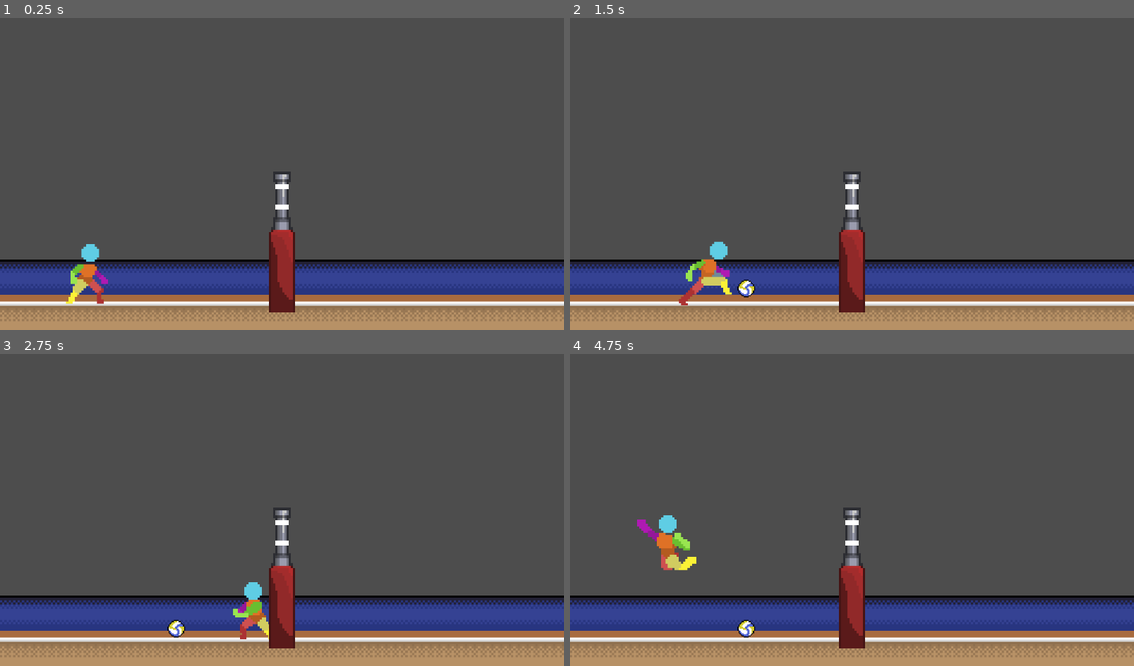
Above: before the commit, frames 1-4 (two rows, left to right).
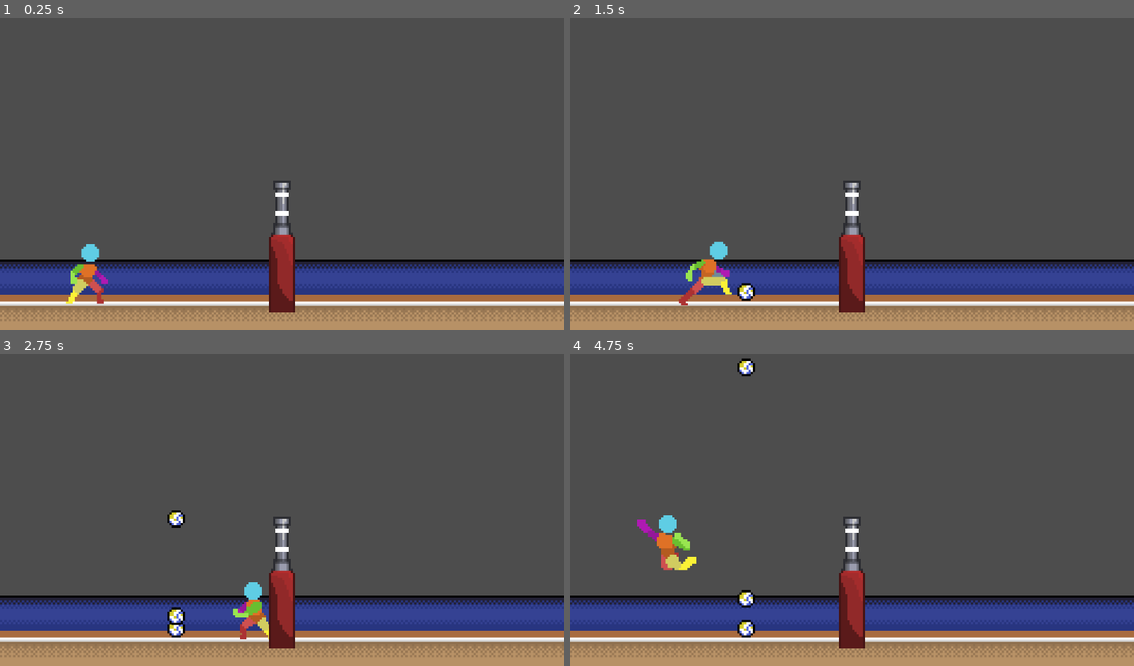
Above: after the commit, the same moments.

Repository: wonderdip/Arcade-Game
Game: Godot game, scene res://Scenes/world.tscn
Two runs of this game, one before a commit and one after it. Both use one fixed random seed, a clock stepped at 60 frames per second and the inputs below.
Inputs:
- Up to frame 1 (0.25 s): no input
- Up to frame 2 (1.5 s): hold C (Bump) 0.53-1.28 s; hold Right (right) from 0.53 s (still down); tap W (jump) at 0.77 s; tap E (hit) at 0.8, 1.35 s
- Up to frame 3 (2.75 s): tap W (jump) at 1.52 s; tap Q (spawnball, bound only after the commit) at 1.55, 2.1 s; release Right (right) at 2.03 s; hold A (left) from 2.03 s (still down); hold C (Bump) from 2.03 s (still down)
- Up to frame 4 (4.75 s): release A (left) at 2.78 s; release C (Bump) at 2.78 s; hold Right (right) 2.78-4.28 s; tap C (Bump) at 2.85, 4.55 s; tap W (jump) at 3.02, 3.77, 4.52 s; tap E (hit) at 3.05, 3.6 s; tap Q (spawnball, bound only after the commit) at 3.8, 4.35 s; hold A (left) from 4.28 s (still down)

The runs differ from the first frame. In frame 1, 0.5% of the frame differs, in the area x 47-53%, y 49-91%; in frame 2, 0.6%; in frame 3, 0.8%; in frame 4, 0.8%, in the area x 29-53%, y 1-91%.

Commit message:
FINALLY FIXED THE GODDAMN COLLISIONS

Diff:
--- a/Scenes/ball.tscn
+++ b/Scenes/ball.tscn
@@ -1,6 +1,7 @@
-[gd_scene load_steps=4 format=3 uid="uid://txgrcwpblspl"]
+[gd_scene load_steps=5 format=3 uid="uid://txgrcwpblspl"]
 
 [ext_resource type="Texture2D" uid="uid://m7f8mlud45t1" path="res://Assets/Volleyball.png" id="1_d60mj"]
+[ext_resource type="Script" uid="uid://cmmnovr8dmvae" path="res://Scripts/ball.gd" id="1_ij5cq"]
 
 [sub_resource type="PhysicsMaterial" id="PhysicsMaterial_d60mj"]
 friction = 0.5
@@ -17,11 +18,13 @@
 physics_material_override = SubResource("PhysicsMaterial_d60mj")
 gravity_scale = 0.8
 continuous_cd = 2
+contact_monitor = true
+max_contacts_reported = 4
 linear_damp = 0.5
 angular_damp = 0.5
+script = ExtResource("1_ij5cq")
 
 [node name="Sprite2D" type="Sprite2D" parent="."]
-scale = Vector2(0.5, 0.5)
 texture = ExtResource("1_d60mj")
 
 [node name="CollisionShape2D" type="CollisionShape2D" parent="."]
--- a/Scenes/player_arms.tscn
+++ b/Scenes/player_arms.tscn
@@ -138,6 +138,8 @@
 collision_layer = 64
 collision_mask = 2
 script = ExtResource("1_f6qgc")
+hit_force = 40.0
+downward_force = -20.0
 bump_force = 10.0
 bump_upward_force = -60.0
 
--- a/Scenes/world.tscn
+++ b/Scenes/world.tscn
@@ -1,9 +1,10 @@
-[gd_scene load_steps=11 format=4 uid="uid://5s78wt7um3vv"]
+[gd_scene load_steps=13 format=4 uid="uid://5s78wt7um3vv"]
 
 [ext_resource type="PackedScene" uid="uid://cf3plcg7m0wcg" path="res://Scenes/player.tscn" id="1_a02cp"]
 [ext_resource type="Script" uid="uid://bshn1jsaig2fx" path="res://Scripts/world.gd" id="1_fo5ed"]
 [ext_resource type="Texture2D" uid="uid://jhr0hmkkxwpy" path="res://Assets/NetPole.png" id="2_5a7ea"]
 [ext_resource type="Texture2D" uid="uid://c4hb1weoybdb7" path="res://Assets/Court-Sheet.png" id="2_go701"]
+[ext_resource type="Script" uid="uid://b3vf3iffgaffp" path="res://Scripts/hover_zone.gd" id="4_5ukr8"]
 [ext_resource type="PackedScene" uid="uid://txgrcwpblspl" path="res://Scenes/ball.tscn" id="4_8j60k"]
 
 [sub_resource type="TileSetAtlasSource" id="TileSetAtlasSource_5a7ea"]
@@ -25,13 +26,16 @@
 
 [sub_resource type="CapsuleShape2D" id="CapsuleShape2D_5a7ea"]
 radius = 6.0
-height = 73.499985
+height = 66.499985
 
 [sub_resource type="RectangleShape2D" id="RectangleShape2D_5a7ea"]
 size = Vector2(12, 116)
 
 [sub_resource type="RectangleShape2D" id="RectangleShape2D_8j60k"]
 size = Vector2(60, 100)
+
+[sub_resource type="RectangleShape2D" id="RectangleShape2D_o06y3"]
+size = Vector2(260, 38)
 
 [node name="World" type="Node2D"]
 script = ExtResource("1_fo5ed")
@@ -50,6 +54,8 @@
 
 [node name="Pole" type="Sprite2D" parent="Pole"]
 z_index = 1
+position = Vector2(0, 1.75)
+scale = Vector2(1, 0.9375)
 texture = ExtResource("2_5a7ea")
 
 [node name="Ball Collision" type="CollisionShape2D" parent="Pole"]
@@ -70,6 +76,16 @@
 position = Vector2(0, -6.75)
 shape = SubResource("RectangleShape2D_8j60k")
 
+[node name="Hover Zone" type="Area2D" parent="."]
+position = Vector2(128, 46)
+collision_layer = 4
+collision_mask = 2
+script = ExtResource("4_5ukr8")
+
+[node name="CollisionShape2D" type="CollisionShape2D" parent="Hover Zone"]
+position = Vector2(0, 9)
+shape = SubResource("RectangleShape2D_o06y3")
+
 [node name="Player" parent="." instance=ExtResource("1_a02cp")]
 position = Vector2(40, 112)
 
--- /dev/null
+++ b/Scripts/ball.gd
@@ -0,0 +1,28 @@
+extends RigidBody2D
+
+@export var normal_gravity_scale: float = 0.8
+@export var hover_gravity_scale: float = 0.01
+@export var hover_linear_damp: float = 2.0
+
+var normal_linear_damp: float = 0.5
+var is_hovering: bool = false
+
+
+func _ready():
+	normal_linear_damp = linear_damp
+
+
+func enter_hover_zone():
+	if not is_hovering:
+		is_hovering = true
+		gravity_scale = hover_gravity_scale
+		linear_damp = hover_linear_damp
+		print("Ball entering hover zone")
+
+
+func exit_hover_zone():
+	if is_hovering:
+		is_hovering = false
+		gravity_scale = normal_gravity_scale
+		linear_damp = normal_linear_damp
+		print("Ball exiting hover zone")
--- /dev/null
+++ b/Scripts/hover_zone.gd
@@ -0,0 +1,18 @@
+extends Area2D
+
+# This script goes on your hover zone Area2D
+
+
+func _ready():
+	body_entered.connect(_on_body_entered)
+	body_exited.connect(_on_body_exited)
+
+
+func _on_body_entered(body: Node2D):
+	if body.is_in_group("ball") and body.has_method("enter_hover_zone"):
+		body.enter_hover_zone()
+
+
+func _on_body_exited(body: Node2D):
+	if body.is_in_group("ball") and body.has_method("exit_hover_zone"):
+		body.exit_hover_zone()
--- a/Scripts/player_arms.gd
+++ b/Scripts/player_arms.gd
@@ -7,14 +7,15 @@
 var is_hitting: bool = false
 var is_bumping: bool = false
 var facing_right: bool = true
-var hit_bodies: Array = []
+var hit_bodies: Dictionary = {}  # Changed to Dictionary to track timestamps
 
 @export var hit_force: float = 150.0
-@export var upward_force: float = -100.0
+@export var downward_force: float = -100.0
 
 @export var bump_force: float = 80.0
 @export var bump_upward_force: float = -200.0
 
+@export var hit_cooldown: float = 0.15  # Time before same ball can be hit again
 
 
 func _ready():
@@ -22,9 +23,33 @@
 	monitorable = true
 	if not body_entered.is_connected(_on_body_entered):
 		body_entered.connect(_on_body_entered)
+	if not body_exited.is_connected(_on_body_exited):
+		body_exited.connect(_on_body_exited)
 
 	# Start with collision disabled
 	collision_shape.disabled = true
+
+
+func _physics_process(_delta):
+	# Clean up old entries from hit_bodies dictionary
+	var current_time = Time.get_ticks_msec() / 1000.0
+	var bodies_to_remove = []
+
+	for body in hit_bodies.keys():
+		if current_time - hit_bodies[body] > hit_cooldown:
+			bodies_to_remove.append(body)
+
+	for body in bodies_to_remove:
+		hit_bodies.erase(body)
+
+	# Continuously check for overlapping bodies during active states
+	if (is_hitting or is_bumping) and not collision_shape.disabled:
+		var overlapping = get_overlapping_bodies()
+		for body in overlapping:
+			if body.is_in_group("ball") and not body in hit_bodies:
+				# Check if ball is in valid position
+				if body.global_position.y <= collision_shape.global_position.y + 3:
+					_apply_hit_to_ball(body)
 
 
 func swing():
@@ -35,13 +60,6 @@
 		collision_shape.disabled = false
 		anim.play("Hit")
 
-		await get_tree().process_frame  # Wait for the shape to move
-		var overlapping = get_overlapping_bodies()
-		for body in overlapping:
-			if body.is_in_group("ball"):
-				hit_bodies.append(body)
-				print("Ball already overlapping at swing start - ignoring")
-
 
 func bump():
 	if not is_bumping and not is_hitting:
@@ -50,13 +68,6 @@
 		visible = true
 		collision_shape.disabled = false
 		anim.play("Bump")
-
-		await get_tree().process_frame  # Wait for the shape to move
-		var overlapping = get_overlapping_bodies()
-		for body in overlapping:
-			if body.is_in_group("ball"):
-				hit_bodies.append(body)
-				print("Ball already overlapping at bump start - ignoring")
 
 
 func stop_bump():
@@ -68,6 +79,7 @@
 		anim.play("RESET")
 		visible = false
 
+
 func stop_hit():
 	if is_hitting:
 		is_hitting = false
@@ -77,6 +89,7 @@
 		anim.play("RESET")
 		visible = false
 
+
 func _on_animation_player_animation_finished(anim_name: StringName) -> void:
 	if anim_name == "Hit":
 		is_hitting = false
@@ -84,10 +97,9 @@
 		collision_shape.disabled = true
 		visible = false
 	elif anim_name == "Bump":
-		is_bumping = false
-		hit_bodies.clear()
-		collision_shape.disabled = true
-		visible = false
+		# Don't clear when bump animation finishes if still holding button
+		pass
+
 
 func _on_body_entered(body: Node2D) -> void:
 	if not (is_hitting or is_bumping):
@@ -98,11 +110,26 @@
 		return
 
 	# Ignore balls below the arms
-	if body.global_position.y > collision_shape.global_position.y:
+	if body.global_position.y > collision_shape.global_position.y + 3:
 		print("Invalid hit - ball below arms")
 		return
 
-	hit_bodies.append(body)
+	_apply_hit_to_ball(body)
+
+
+func _on_body_exited(body: Node2D) -> void:
+	# When ball leaves the area, allow it to be hit again after cooldown
+	if body.is_in_group("ball") and body in hit_bodies:
+		# Reset the timestamp so it can be hit again soon
+		hit_bodies[body] = Time.get_ticks_msec() / 1000.0 - hit_cooldown + 0.05
+
+
+func _apply_hit_to_ball(body: RigidBody2D) -> void:
+	if body in hit_bodies:
+		return
+
+	# Record this hit with current timestamp
+	hit_bodies[body] = Time.get_ticks_msec() / 1000.0
 
 	var contact_point = collision_shape.global_position
 	var hit_direction: Vector2
@@ -114,11 +141,9 @@
 		print("BUMP! Impulse:", impulse)
 	elif is_hitting:
 		hit_direction = Vector2(1 if facing_right else -1, -0.2).normalized()
-		var impulse = hit_direction * hit_force + Vector2(0, upward_force)
+		var impulse = hit_direction * hit_force + Vector2(0, -downward_force)
 		body.apply_impulse(impulse, contact_point - body.global_position)
 		print("HIT! Impulse:", impulse)
-
-
 
 
 func sprite_direction(sprite_dir):
--- a/Scripts/world.gd
+++ b/Scripts/world.gd
@@ -1,12 +1,18 @@
 extends Node2D
 
 @onready var player: CharacterBody2D = $Player
+@onready var ball_scene: PackedScene = preload("res://Scenes/ball.tscn")
 
 func _on_block_zone_body_entered(body: Node2D) -> void:
 	if body == player:
 		player.in_blockzone = true
 
-
 func _on_block_zone_body_exited(body: Node2D) -> void:
 	if body == player:
 		player.in_blockzone = false
+
+func _process(_delta: float) -> void:
+	if Input.is_action_just_pressed("spawnball"):
+		var ball_instance = ball_scene.instantiate()
+		ball_instance.global_position = Vector2(80, -40)
+		add_child(ball_instance)
--- a/project.godot
+++ b/project.godot
@@ -58,6 +58,11 @@
 "events": [Object(InputEventKey,"resource_local_to_scene":false,"resource_name":"","device":-1,"window_id":0,"alt_press …(191 unchanged characters)…
 ]
 }
+spawnball={
+"deadzone": 0.2,
+"events": [Object(InputEventKey,"resource_local_to_scene":false,"resource_name":"","device":-1,"window_id":0,"alt_pressed":false,"shift_pressed":false,"ctrl_pressed":false,"meta_pressed":false,"pressed":false,"keycode":0,"physical_keycode":81,"key_label":0,"unicode":113,"location":0,"echo":false,"script":null)
+]
+}
 
 [layer_names]
 
Binary file changed: Assets/Volleyball.png
Not shown, added: Scripts/ball.gd.uid
Not shown, added: Scripts/hover_zone.gd.uid
